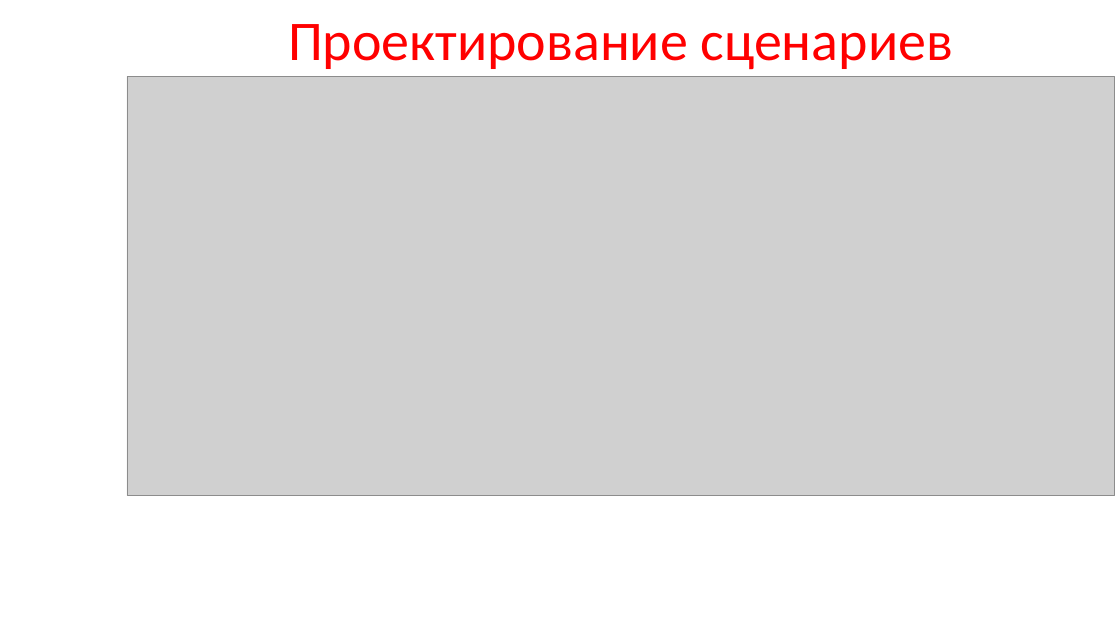
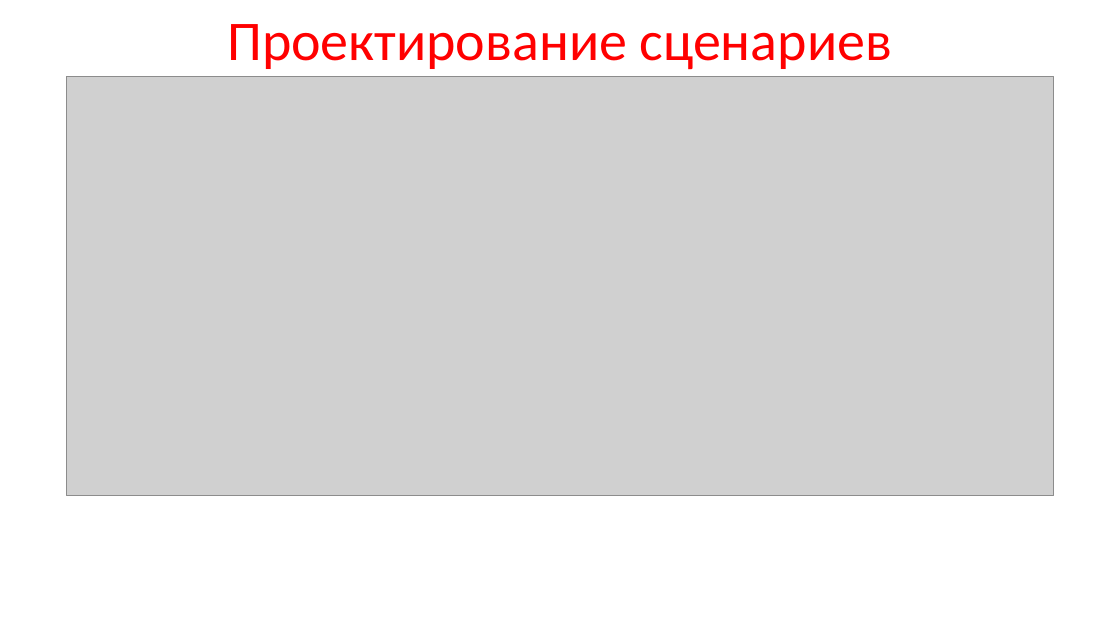
Before and after one commit to prog-kkkmt/p1-17, a slide deck: slide 5 of Курсовой проект/Презентация курсового проекта.pptx. Drawn at 1120x630 pixels with LibreOffice and Linux fonts; fonts in the diff are those of the drawing; grey boxes stand for pictures. Boxes give left, top, right and bottom in pixels: in the first picture for what was removed or moved away, otherwise in the second. Text is boxed around its words. In the diff, an @@ line names an element or a change of style, - is before the commit and + after.

```diff
--- a/Курсовой проект/Презентация курсового проекта.pptx
+++ b/Курсовой проект/Презентация курсового проекта.pptx
@@ text "Проектирование сценариев": place and size @@
-text "Проектирование сценариев" at (288, 24, 953, 70)
+text "Проектирование сценариев" at (227, 24, 892, 70)
@@ text "Проектирование сценариев" at (227, 24, 892, 70): vertical alignment top to middle @@
@@ picture: place and size @@
-picture at (127, 76, 1115, 496)
+picture at (66, 76, 1054, 496)
```
Also in this commit, not shown: 5 other slides changed, 2 other files.
